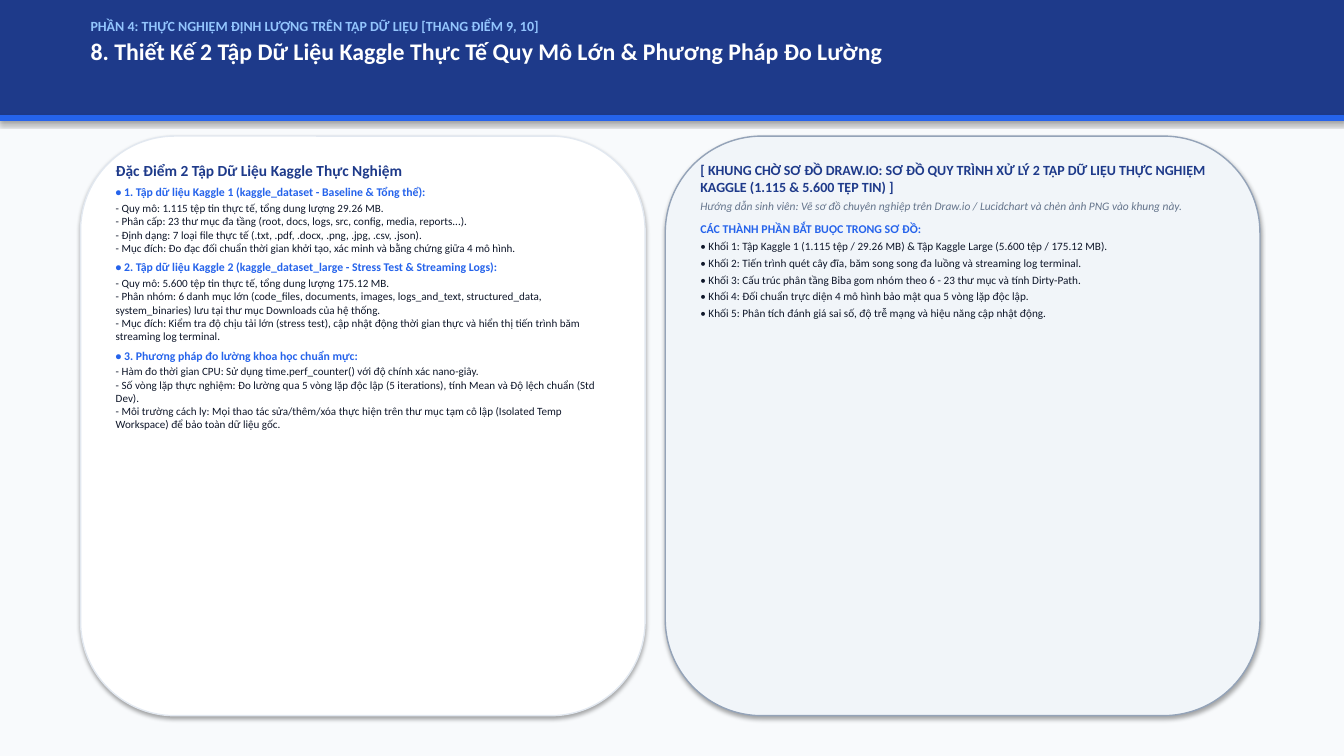
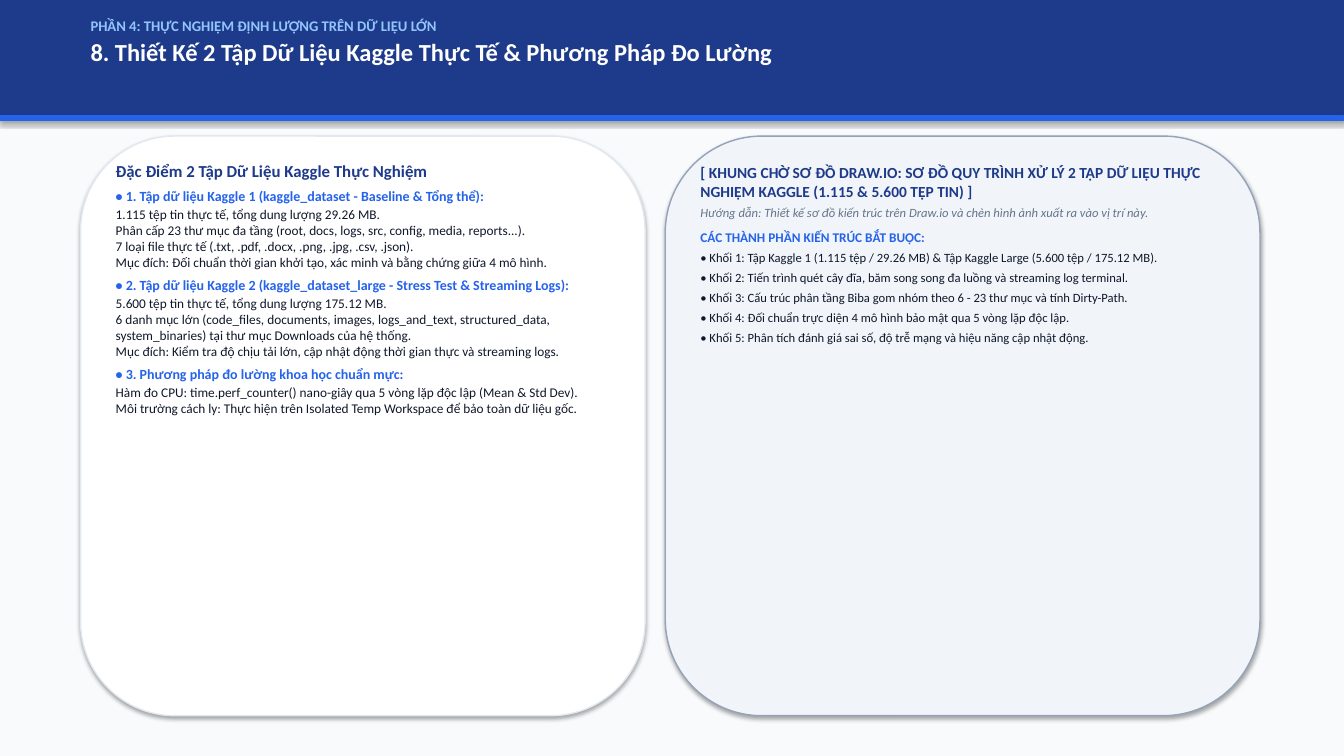
Before and after one commit to kietvo5924/ATBMHTTT_DT005_FileIntegrity, a slide deck: slide 9 of docs/Bao_Cao_Giua_Ky_DT05.pptx. Drawn at 1344x756 pixels with LibreOffice and Linux fonts; fonts in the diff are those of the drawing. Boxes give left, top, right and bottom in pixels: in the first picture for what was removed or moved away, otherwise in the second. Text is boxed around its words. In the diff, an @@ line names an element or a change of style, - is before the commit and + after.

Commit message:
style(slides,script): remove explicit grading point tags, enlarge font sizes, streamline bullet text, and integrate realistic terminal console logs

```diff
--- a/docs/Bao_Cao_Giua_Ky_DT05.pptx
+++ b/docs/Bao_Cao_Giua_Ky_DT05.pptx
@@ text at <box>91,19,771,66</box>: text changed; size 17 to 17.5 pt @@
-PHẦN 4: THỰC NGHIỆM ĐỊNH LƯỢNG TRÊN TẬP DỮ LIỆU [THANG ĐIỂM 9, 10]
-8. Thiết Kế 2 Tập Dữ Liệu Kaggle Thực Tế Quy Mô Lớn & Phương Pháp Đo Lường
+PHẦN 4: THỰC NGHIỆM ĐỊNH LƯỢNG TRÊN DỮ LIỆU LỚN
+8. Thiết Kế 2 Tập Dữ Liệu Kaggle Thực Tế & Phương Pháp Đo Lường
@@ text at <box>116,164,569,382</box>: size 11 to 12 pt in "Đặc Điểm 2 Tập Dữ Liệu Kaggle ..."; size 8.4 to 10 pt in "• 1. Tập dữ liệu Kaggle 1 ...", "• 2. Tập dữ liệu Kaggle 2 ...", "• 3. Phương pháp đo lường khoa ..." @@
@@ text at <box>700,165,1200,344</box>: size 10 to 11 pt in "[ KHUNG CHỜ SƠ ĐỒ DRAW.IO: SƠ ..."; size 8 to 9 pt in "• Khối 1: Tập Kaggle 1 (1.115 ...", "• Khối 2: Tiến trình quét cây ...", "• Khối 3: Cấu trúc phân tầng ...", "• Khối 4: Đối chuẩn trực diện ..." and 1 more places; more space between paragraphs @@
@@ text at <box>116,208,547,270</box>: text changed; size 7.9 to 9.5 pt @@
-- Quy mô: 1.115 tệp tin thực tế, tổng dung lượng 29.26 MB.
-- Phân cấp: 23 thư mục đa tầng (root, docs, logs, src, config, media, reports...).
-- Định dạng: 7 loại file thực tế (.txt, .pdf, .docx, .png, .jpg, .csv, .json).
-- Mục đích: Đo đạc đối chuẩn thời gian khởi tạo, xác minh và bằng chứng giữa 4 mô hình.
+1.115 tệp tin thực tế, tổng dung lượng 29.26 MB.
+Phân cấp 23 thư mục đa tầng (root, docs, logs, src, config, media, reports...).
+7 loại file thực tế (.txt, .pdf, .docx, .png, .jpg, .csv, .json).
+Mục đích: Đối chuẩn thời gian khởi tạo, xác minh và bằng chứng giữa 4 mô hình.
@@ text at <box>700,207,1148,245</box>: text changed; size 8.2 to 9 pt @@
-Hướng dẫn sinh viên: Vẽ sơ đồ chuyên nghiệp trên Draw.io / Lucidchart và chèn ảnh PNG vào khung này.
-CÁC THÀNH PHẦN BẮT BUỘC TRONG SƠ ĐỒ:
+Hướng dẫn: Thiết kế sơ đồ kiến trúc trên Draw.io và chèn hình ảnh xuất ra vào vị trí này.
+CÁC THÀNH PHẦN KIẾN TRÚC BẮT BUỘC:
@@ text at <box>116,297,559,359</box>: text changed; size 7.9 to 9.5 pt @@
-- Quy mô: 5.600 tệp tin thực tế, tổng dung lượng 175.12 MB.
-- Phân nhóm: 6 danh mục lớn (code_files, documents, images, logs_and_text, structured_data, system_binaries) lưu tại thư mục Downloads của hệ thống.
-- Mục đích: Kiểm tra độ chịu tải lớn (stress test), cập nhật động thời gian thực và hiển thị tiến trình băm streaming log terminal.
+5.600 tệp tin thực tế, tổng dung lượng 175.12 MB.
+6 danh mục lớn (code_files, documents, images, logs_and_text, structured_data, system_binaries) tại thư mục Downloads của hệ thống.
+Mục đích: Kiểm tra độ chịu tải lớn, cập nhật động thời gian thực và streaming logs.
@@ text at <box>116,387,578,416</box>: text changed; size 7.9 to 9.5 pt @@
-- Hàm đo thời gian CPU: Sử dụng time.perf_counter() với độ chính xác nano-giây.
-- Số vòng lặp thực nghiệm: Đo lường qua 5 vòng lặp độc lập (5 iterations), tính Mean và Độ lệch chuẩn (Std Dev).
-- Môi trường cách ly: Mọi thao tác sửa/thêm/xóa thực hiện trên thư mục tạm cô lập (Isolated Temp Workspace) để bảo toàn dữ liệu gốc.
+Hàm đo CPU: time.perf_counter() nano-giây qua 5 vòng lặp độc lập (Mean & Std Dev).
+Môi trường cách ly: Thực hiện trên Isolated Temp Workspace để bảo toàn dữ liệu gốc.
```
Also in this commit, not shown: 15 other slides changed, 3 other files.
